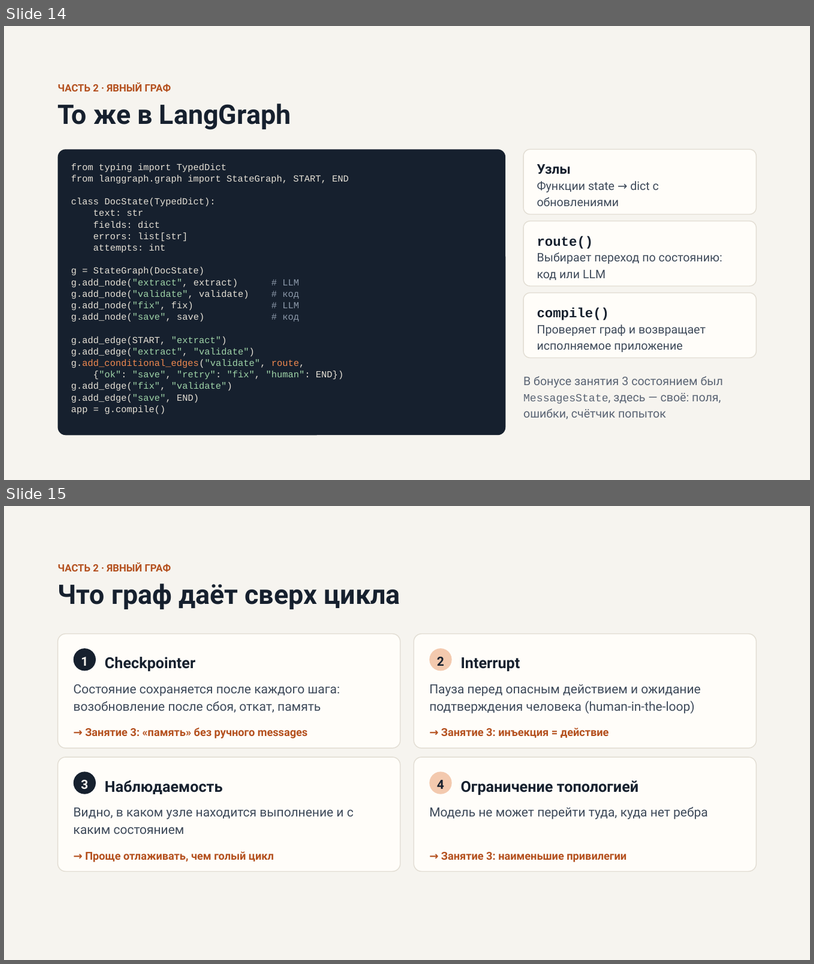
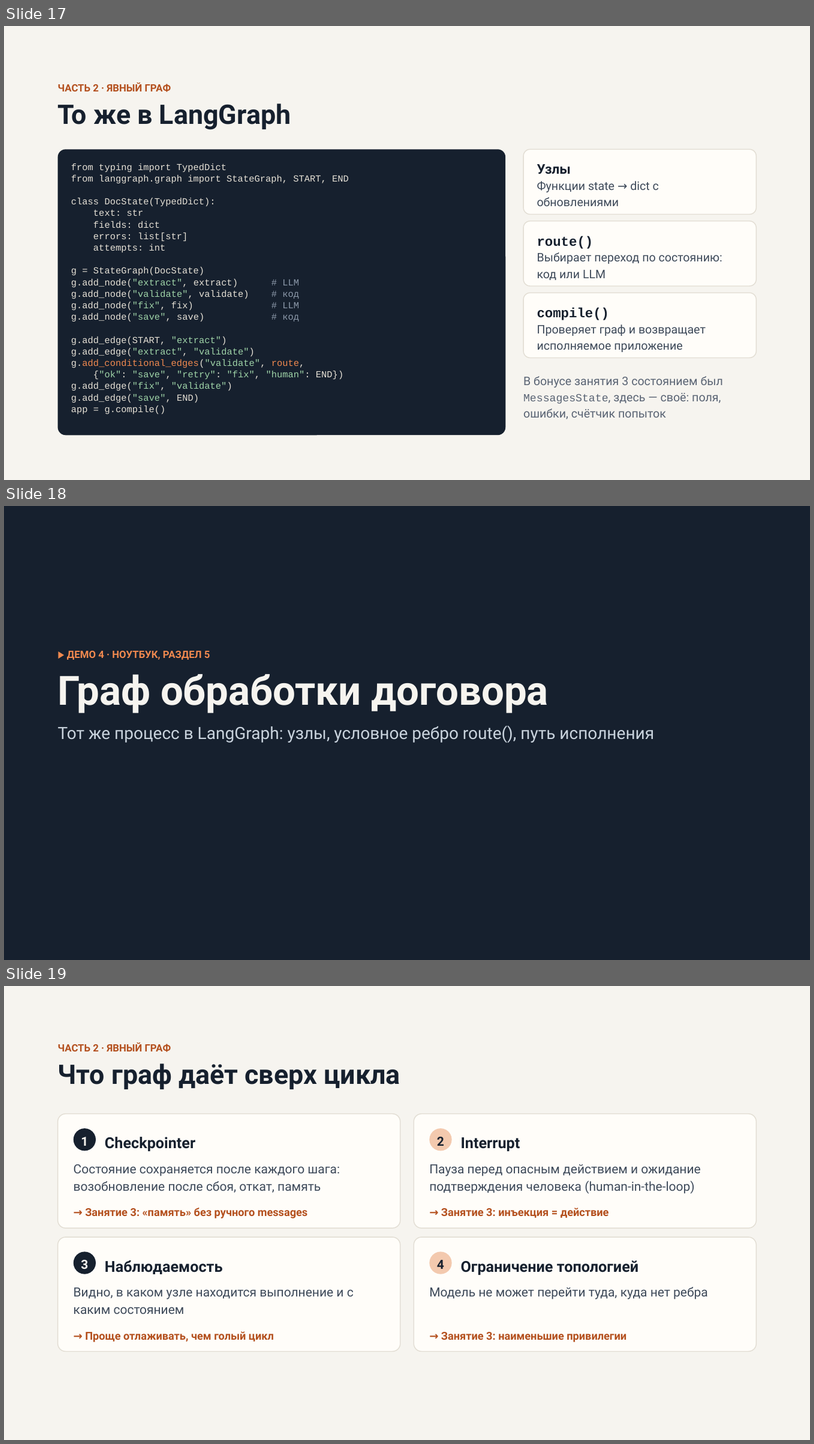
Before and after one commit to chernyatiev/llm_apps_course, a slide deck: lesson_4/Управление потоком исполнения LLM приложения.pptx. Shown one above the other, each under a label of ours: slides 14 and 15 before the commit, slides 17, 18 and 19 after it. The pictures are 814x964 and 814x1444 pixels, drawn with LibreOffice and Linux fonts; fonts in the diff are those of the drawing. Boxes give left, top, right and bottom in pixels: in the first picture for what was removed or moved away, otherwise in the second. Text is boxed around its words. In the diff, an @@ line names an element or a change of style, - is before the commit and + after.

```diff
--- a/lesson_4/Управление потоком исполнения LLM приложения.pptx
+++ b/lesson_4/Управление потоком исполнения LLM приложения.pptx
@@ slide 18 added at (4, 506, 810, 960), background #16202E @@
@@ text added at (67, 651, 210, 660), 12 pt, text #F0894F, bold @@
+▶ ДЕМО 4 · НОУТБУК, РАЗДЕЛ 5
@@ text added at (58, 674, 548, 713), 48 pt, text #F6F4EF, bold @@
+Граф обработки договора
@@ text added at (58, 726, 654, 742), 20 pt, text #C9D3DD @@
+Тот же процесс в LangGraph: узлы, условное ребро route(), путь исполнения
@@ what was slide 14 is now slide 17 @@
@@ what was slide 15 is now slide 19 @@
```
Also in this commit, not shown: 6 other slides added, 3 other files.
